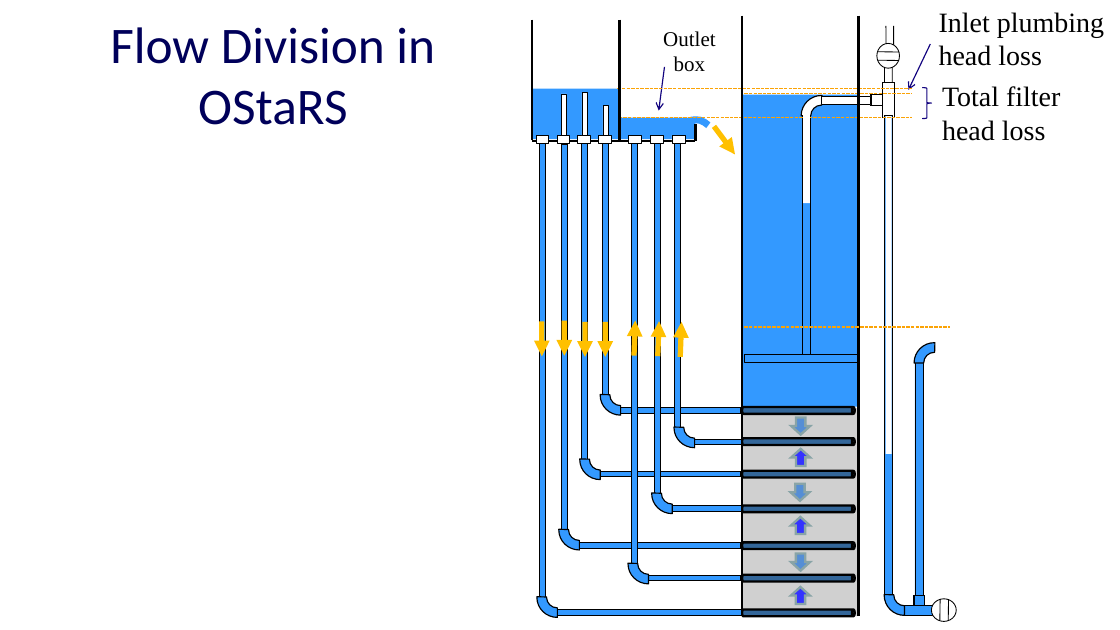
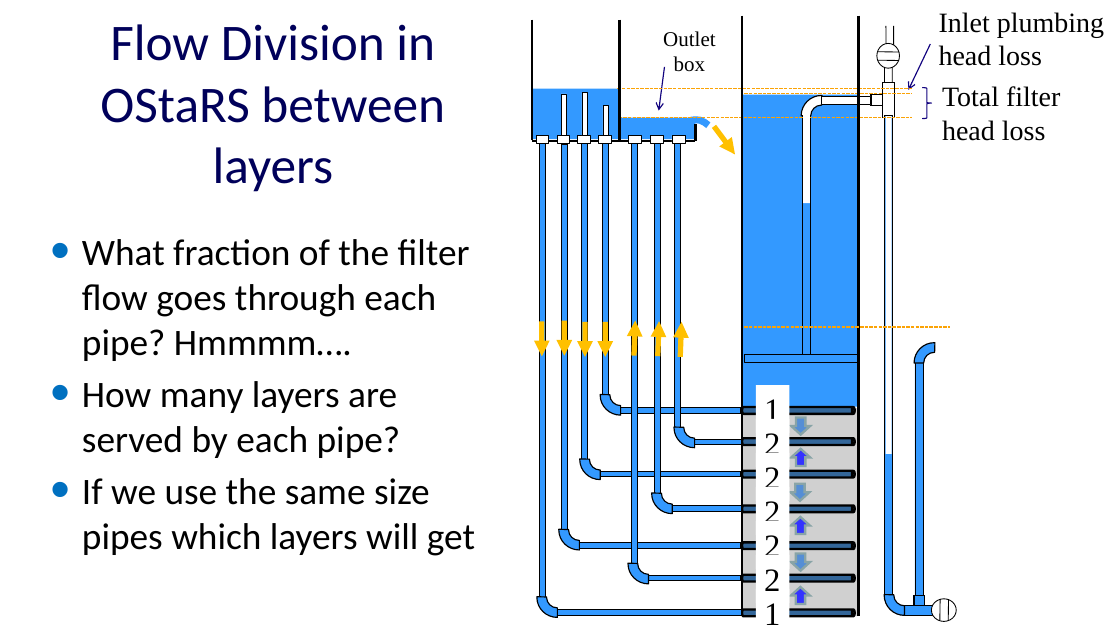
Before and after one commit to monroews/CEE4520Lectures, a slide deck: slide 8 of Manifolds.pptx (slide 4 before the commit). Drawn at 1120x630 pixels with LibreOffice and Linux fonts; fonts in the diff are those of the drawing; grey boxes stand for pictures. Boxes give left, top, right and bottom in pixels: in the first picture for what was removed or moved away, otherwise in the second. Text is boxed around its words. In the diff, an @@ line names an element or a change of style, - is before the commit and + after.

```diff
--- a/Manifolds.pptx
+++ b/Manifolds.pptx
@@ title at bbox=[100, 24, 445, 192]: text changed @@
-Flow Division in OStaRS
+Flow Division in OStaRS between layers
@@ text added at bbox=[82, 239, 475, 556], 32 pt, text #000000 @@
+• What fraction of the filter flow goes through each pipe? Hmmmm….
+• How many layers are served by each pipe?
+• If we use the same size pipes which layers will get
@@ group added at bbox=[756, 385, 790, 630]: 7 rectangles @@
+1
+1
+2
+2
+2
+2
+2
```
Also in this commit, not shown: 5 other slides changed, 1 slide added, 4 slides removed.
